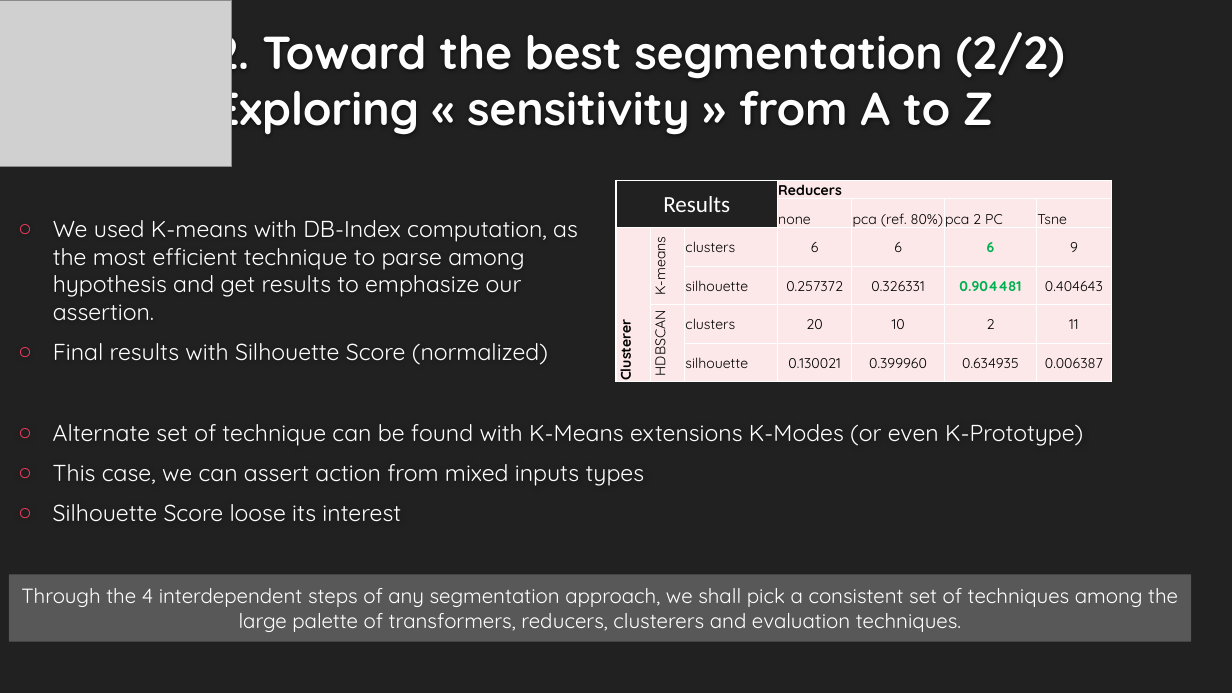
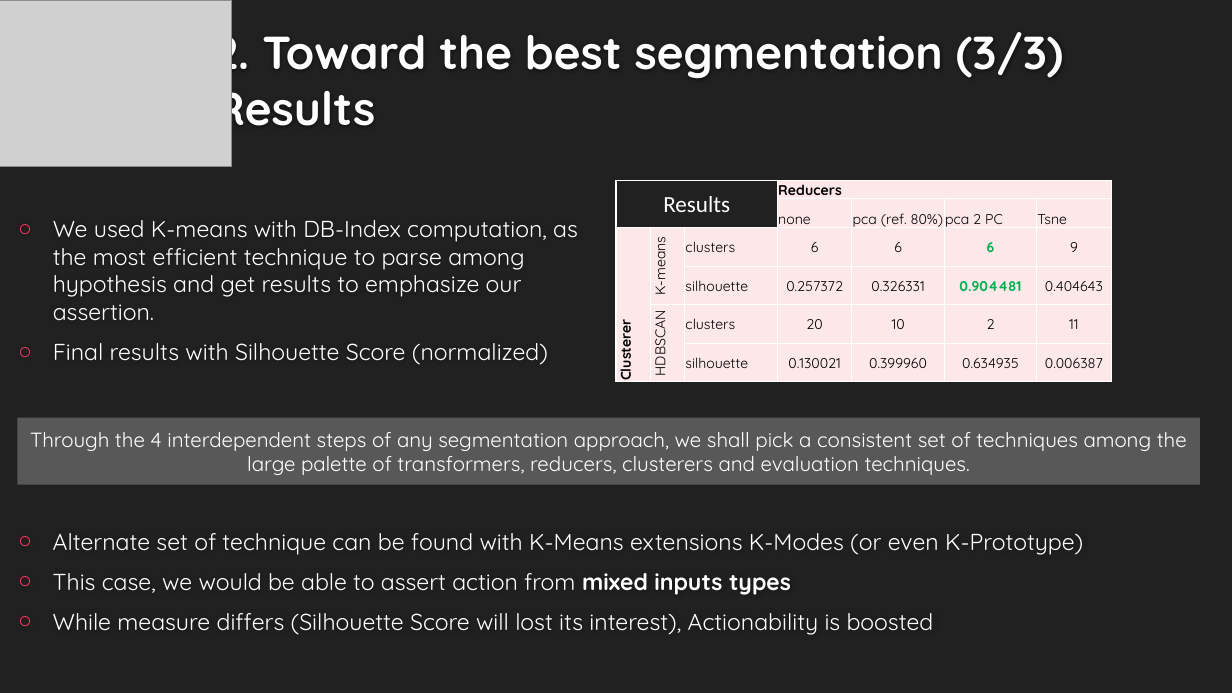
Before and after one commit to EtienneLardeur/P5_CustomerSegmentation, a slide deck: slide 11 of P5Olist_Présentation_initiale.pptx (slide 10 before the commit). Drawn at 1232x693 pixels with LibreOffice and Linux fonts; fonts in the diff are those of the drawing; grey boxes stand for pictures; background and template pictures are left out. Boxes give left, top, right and bottom in pixels: in the first picture for what was removed or moved away, otherwise in the second. Text is boxed around its words. In the diff, an @@ line names an element or a change of style, - is before the commit and + after.

Commit message:
Update P5Olist_Présentation_initiale.pptx
Need to catch a most interesting use case to test the second approach  for stability : ARI based

```diff
--- a/P5Olist_Présentation_initiale.pptx
+++ b/P5Olist_Présentation_initiale.pptx
@@ title at (213, 21, 1063, 138): text changed @@
-2. Toward the best segmentation (2/2)
-Exploring « sensitivity » from A to Z
+2. Toward the best segmentation (3/3)
+Results
@@ rectangle "Through the 4 interdependent steps ...": place and size @@
-rectangle "Through the 4 interdependent steps ..." at (9, 575, 1192, 642)
+rectangle "Through the 4 interdependent steps ..." at (18, 418, 1201, 485)
@@ text "Alternate set of technique can ...": place and size @@
-text "Alternate set of technique can ..." at (53, 424, 1083, 522)
+text "Alternate set of technique can ..." at (53, 533, 1083, 635)
@@ text at (53, 573, 934, 635): text changed @@
-○ This case, we can assert action from mixed inputs types
-○ Silhouette Score loose its interest
+○ This case, we would be able to assert action from mixed inputs types
+○ While measure differs (Silhouette Score will lost its interest), Actionability is boosted
```
Also in this commit, not shown: 4 other slides changed, 3 slides added, 5 slides removed.
